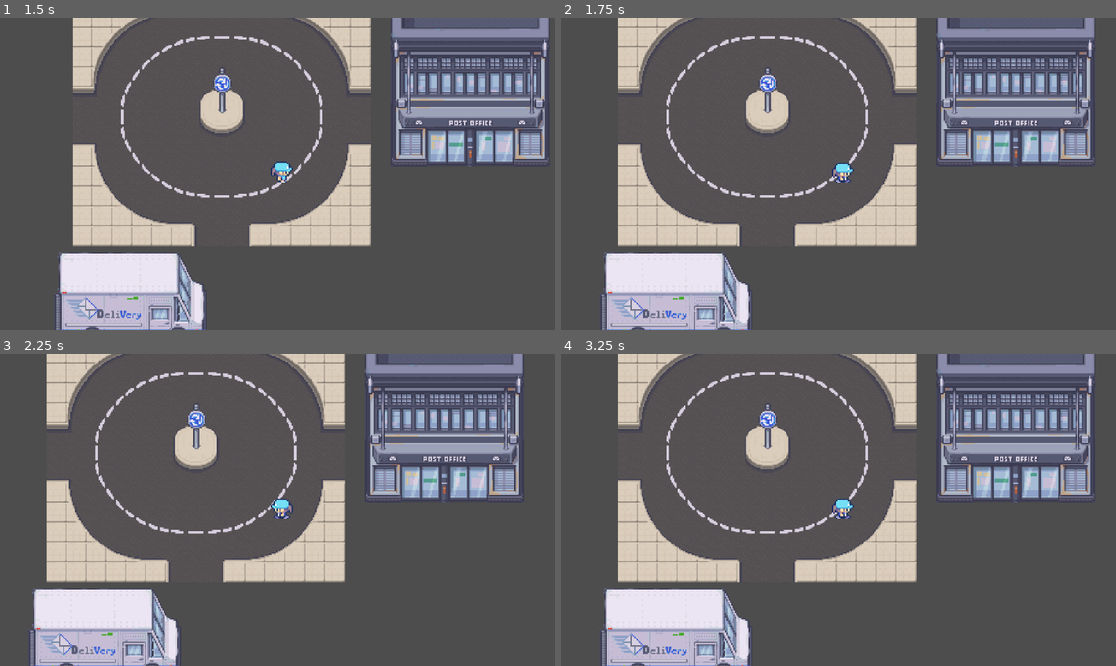
Above: before the commit, frames 1-4 (two rows, left to right).
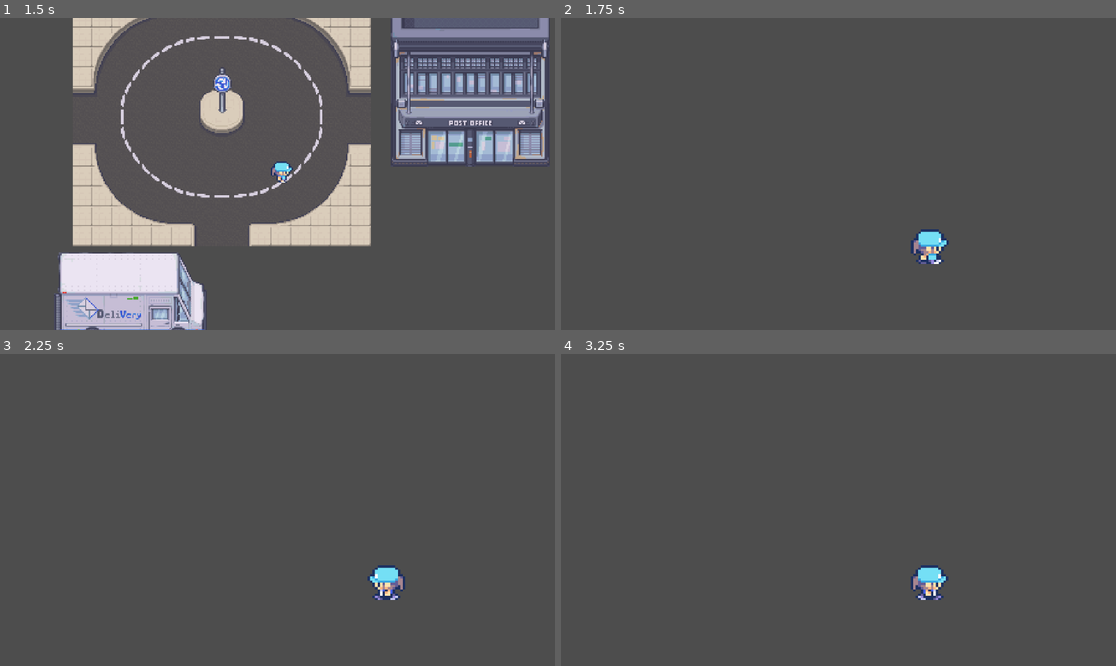
Above: after the commit, the same moments.

Repository: kevgan77/The-Return-of-The-Pineapple-Pizza
Game: Godot game, scene res://2D_map.tscn
Two runs of this game, one before a commit and one after it. Both use one fixed random seed, a clock stepped at 60 frames per second and the inputs below. The project has no main scene, so this scene is started directly.
Inputs:
- Up to frame 1 (1.5 s): tap Enter (ui_accept) at 0.5, 0.77 s; hold D (Right) from 0.53 s (still down)
- Up to frame 2 (1.75 s): keep holding D (Right); tap Enter (ui_accept) at 1.52 s
- Up to frame 3 (2.25 s): release D (Right) at 2.03 s; hold A (Left) from 2.03 s (still down)
- Up to frame 4 (3.25 s): release A (Left) at 2.78 s; hold D (Right) from 2.78 s (still down); tap Enter (ui_accept) at 3.02 s

Frame 1 is identical in both runs. In frame 2, 29% of the frame differs, in the area x 7-97%, y 0-100%; in frame 3, 29%, in the area x 5-95%, y 0-100%; in frame 4, 29%.

Commit message:
Player Portal
Portal

Diff:
--- a/2D_map.tscn
+++ b/2D_map.tscn
@@ -4533,6 +4533,9 @@
 [sub_resource type="RectangleShape2D" id="RectangleShape2D_si6d8"]
 size = Vector2(128, 104)
 
+[sub_resource type="RectangleShape2D" id="RectangleShape2D_poswo"]
+size = Vector2(40, 53)
+
 [node name="Node2D" type="Node2D"]
 
 [node name="Buildings" type="TileMapLayer" parent="."]
@@ -4545,9 +4548,18 @@
 position = Vector2(-64, -148)
 shape = SubResource("RectangleShape2D_si6d8")
 
+[node name="Portal" type="Area2D" parent="Buildings"]
+
+[node name="CollisionShape2D" type="CollisionShape2D" parent="Buildings/Portal"]
+position = Vector2(78, 62.5)
+shape = SubResource("RectangleShape2D_poswo")
+
 [node name="Player" parent="." instance=ExtResource("3_si6d8")]
 position = Vector2(-64, 28)
 
 [node name="Camera2D" type="Camera2D" parent="Player"]
 position = Vector2(54, 26)
 zoom = Vector2(2.58, 2.58)
+
+[connection signal="area_shape_entered" from="Buildings/Portal" to="Player" method="_on_portal_area_shape_entered"]
+[connection signal="body_entered" from="Buildings/Portal" to="Player" method="_on_portal_body_entered"]
--- /dev/null
+++ b/Scenes/enemy.tscn
@@ -0,0 +1,114 @@
+[gd_scene load_steps=18 format=3 uid="uid://cs7p7ll027wpa"]
+
+[ext_resource type="Script" path="res://enemy.gd" id="1_1f0kj"]
+[ext_resource type="Texture2D" uid="uid://cxiiawlb4jop0" path="res://Player_Sprite/idle.png" id="2_287tu"]
+[ext_resource type="Texture2D" uid="uid://bgrf6y0ok05y2" path="res://Player_Sprite/walk.png" id="2_afpow"]
+
+[sub_resource type="RectangleShape2D" id="RectangleShape2D_287tu"]
+
+[sub_resource type="AtlasTexture" id="AtlasTexture_ta2yt"]
+atlas = ExtResource("2_287tu")
+region = Rect2(0, 80, 80, 80)
+
+[sub_resource type="AtlasTexture" id="AtlasTexture_m4x7e"]
+atlas = ExtResource("2_287tu")
+region = Rect2(80, 80, 80, 80)
+
+[sub_resource type="AtlasTexture" id="AtlasTexture_vt4ob"]
+atlas = ExtResource("2_287tu")
+region = Rect2(160, 80, 80, 80)
+
+[sub_resource type="AtlasTexture" id="AtlasTexture_hgeoe"]
+atlas = ExtResource("2_287tu")
+region = Rect2(240, 80, 80, 80)
+
+[sub_resource type="AtlasTexture" id="AtlasTexture_0830c"]
+atlas = ExtResource("2_afpow")
+region = Rect2(0, 0, 80, 80)
+
+[sub_resource type="AtlasTexture" id="AtlasTexture_ghaa6"]
+atlas = ExtResource("2_afpow")
+region = Rect2(80, 0, 80, 80)
+
+[sub_resource type="AtlasTexture" id="AtlasTexture_1dp5w"]
+atlas = ExtResource("2_afpow")
+region = Rect2(160, 0, 80, 80)
+
+[sub_resource type="AtlasTexture" id="AtlasTexture_auwsv"]
+atlas = ExtResource("2_afpow")
+region = Rect2(240, 0, 80, 80)
+
+[sub_resource type="AtlasTexture" id="AtlasTexture_8uf12"]
+atlas = ExtResource("2_afpow")
+region = Rect2(320, 0, 80, 80)
+
+[sub_resource type="AtlasTexture" id="AtlasTexture_po0sg"]
+atlas = ExtResource("2_afpow")
+region = Rect2(400, 0, 80, 80)
+
+[sub_resource type="AtlasTexture" id="AtlasTexture_haro7"]
+atlas = ExtResource("2_afpow")
+region = Rect2(480, 0, 80, 80)
+
+[sub_resource type="AtlasTexture" id="AtlasTexture_56vhr"]
+atlas = ExtResource("2_afpow")
+region = Rect2(560, 0, 80, 80)
+
+[sub_resource type="SpriteFrames" id="SpriteFrames_ta2yt"]
+animations = [{
+"frames": [{
+"duration": 1.0,
+"texture": SubResource("AtlasTexture_ta2yt")
+}, {
+"duration": 1.0,
+"texture": SubResource("AtlasTexture_m4x7e")
+}, {
+"duration": 1.0,
+"texture": SubResource("AtlasTexture_vt4ob")
+}, {
+"duration": 1.0,
+"texture": SubResource("AtlasTexture_hgeoe")
+}],
+"loop": true,
+"name": &"Idle",
+"speed": 5.0
+}, {
+"frames": [{
+"duration": 1.0,
+"texture": SubResource("AtlasTexture_0830c")
+}, {
+"duration": 1.0,
+"texture": SubResource("AtlasTexture_ghaa6")
+}, {
+"duration": 1.0,
+"texture": SubResource("AtlasTexture_1dp5w")
+}, {
+"duration": 1.0,
+"texture": SubResource("AtlasTexture_auwsv")
+}, {
+"duration": 1.0,
+"texture": SubResource("AtlasTexture_8uf12")
+}, {
+"duration": 1.0,
+"texture": SubResource("AtlasTexture_po0sg")
+}, {
+"duration": 1.0,
+"texture": SubResource("AtlasTexture_haro7")
+}, {
+"duration": 1.0,
+"texture": SubResource("AtlasTexture_56vhr")
+}],
+"loop": true,
+"name": &"Right",
+"speed": 5.0
+}]
+
+[node name="Enemy" type="CharacterBody2D"]
+script = ExtResource("1_1f0kj")
+
+[node name="CollisionShape2D" type="CollisionShape2D" parent="."]
+shape = SubResource("RectangleShape2D_287tu")
+
+[node name="AnimatedSprite2D" type="AnimatedSprite2D" parent="."]
+sprite_frames = SubResource("SpriteFrames_ta2yt")
+animation = &"Idle"
--- a/Scenes/player.tscn
+++ b/Scenes/player.tscn
@@ -230,10 +230,10 @@
 "speed": 5.0
 }]
 
-[node name="Player" type="CharacterBody2D"]
+[node name="Player" type="CharacterBody2D" groups=["Player"]]
 script = ExtResource("1_onrkg")
 
-[node name="CollisionShape2D" type="CollisionShape2D" parent="."]
+[node name="CollisionShape2D" type="CollisionShape2D" parent="." groups=["Player"]]
 position = Vector2(58, 26)
 shape = SubResource("CapsuleShape2D_6t5aa")
 
--- a/player.gd
+++ b/player.gd
@@ -46,3 +46,8 @@
 		$AnimatedSprite2D.play("Idle")
 
 	move_and_slide()
+
+
+func _on_portal_body_entered(body: Node2D) -> void:
+	if body.is_in_group("Player"):
+		get_tree().change_scene_to_file("res://Scenes/test_world.tscn")
Not shown: 1 places in 2D_map.tscn that only renumber resources
